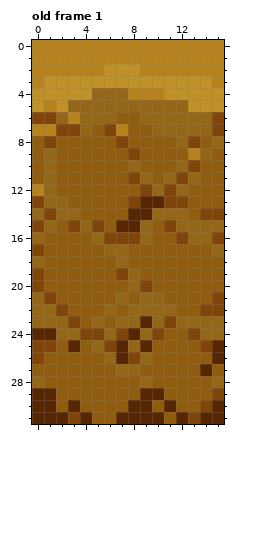
Two versions of one pixel-art file, 0060_shoreline.aseprite. The first picture shows the starting point.
16x32 pixels, 5 frames. Colours within 5 levels of each other are drawn and written as one. Shown: old frame 1. The commit also changed other frames, which this record leaves out.
The same view after the edit:
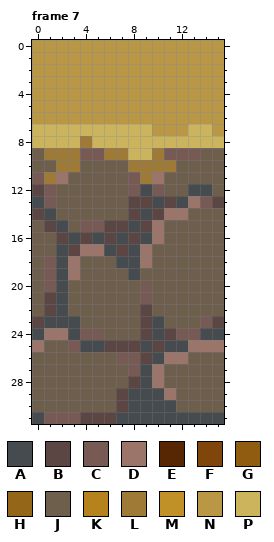
Palette (. is transparent): A #464b4f  B #5c4644  C #785a55  D #9c756a  E #572704  F #80450a  G #8f5c10  H #946618  J #6e5f4d  K #b5821d  L #9e7a36  M #bf9126  N #ba9745  P #ccb45c
A new or re-ordered frame is compared with the old frame closest to it.
Change:
frames 5 -> 8
--- frame 7 is new; against old frame 1
@@ x 0..15 @@
- 0 KKKKKKKKKKKKKKKK
- 1 KKKKKKKKKKKKKKKK
- 2 KKKKKKMMMKKKKKKK
- 3 KMMMMMMMMMMMMMMK
- 4 MMMMMHHHKKKMMMMM
- 5 MKMHHHHHHHHHHMMM
- 6 FFHKHHHGGHHHHHHF
- 7 KKFFHGFKGGHHHHHF
- 8 GFGGGGGFGGGGHFGH
- 9 GHGGGGGGFGGGGKHG
-10 GHGGGGGGHGGGHFGG
-11 GHGGGGGGFHGHFHGG
-12 KHGGGGGGGFHFHGGG
-13 FHHGGGGGFEEFFGGG
-14 HFHHGGGGEEHHHGFF
-15 FHGFHFGEEHGFHHHH
-16 HGGGGHFFFHGGFHHF
-17 FGGGGGHHGGGGGGGH
-18 HGGGGGGHGGGGGGGG
-19 FGGGGGGFHGGGGGGG
-20 FGGGGGGGHFGGGGGG
-21 HFGGGGGHGHHGGGGF
-22 HHFGGGHGHHHHGGFF
-23 HHHFGHGHHEHFHHHH
-24 EEHHFFHFEHFGGFHH
-25 FFGEGHFEHEGGGGFE
-26 FGGGGGHEFHGGGGGE
-27 GGGGGGGHHGGGGGEG
-28 HGGGGGGGGHGGGGGH
-29 EEGGGGGGGEEGGGGF
-30 EEGEGGGGEEGEGGFE
-31 EEEFEGGEEEEGEFEE
+ 0 NNNNNNNNNNNNNNNN
+ 1 NNNNNNNNNNNNNNNN
+ 2 NNNNNNNNNNNNNNNN
+ 3 NNNNNNNNNNNNNNNN
+ 4 NNNNNNNNNNNNNNNN
+ 5 NNNNNNNNNNNNNNNN
+ 6 NNNNNNNNNNNNNNNN
+ 7 PPPPPPPPPPNNNPPN
+ 8 PPPPLPPPPPPPPPPP
+ 9 JLLLCCLLPPLCCCJJ
+10 JJLLJJJJLLLLJJJJ
+11 CLDJJJJJCLDJJJJJ
+12 BCJJJJJJCACJJAAJ
+13 ACJJJJJJBBABADCB
+14 BAJJJJJJBABDDJJJ
+15 JBAJCCBBABDJJJJJ
+16 JJBABABABADJJJJJ
+17 JJABDDABADJJJJJJ
+18 JCADJJJAADJJJJJJ
+19 JCADJJJJAJJJJJJJ
+20 JCAJJJJJJCJJJJJJ
+21 JBAJJJJJJCJJJJJJ
+22 JBAJJJJJJBJJJJJJ
+23 BAAAJJJJJBAJJJCB
+24 ADDACCJJJBABCCAA
+25 DJJCAABBBABAADDD
+26 JJJJJJJCCBADDJJJ
+27 JJJJJJJJCADJJJJJ
+28 JJJJJJJJBADJJJJJ
+29 JJJJJJJBAAADJJJJ
+30 JJJJJJJBAAAAJJJJ
+31 ACCCBBBAAAAAAAAA
Changed places in both pictures, as pixel boxes (x1, y1, x2, y2):
changed: (32, 40, 224, 424)
